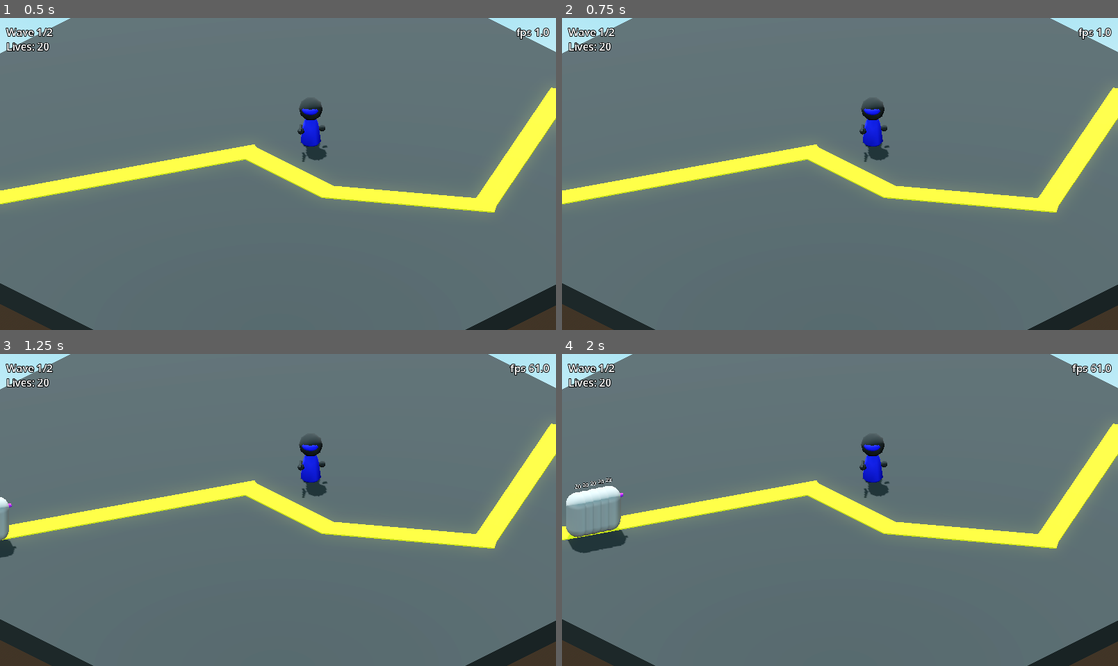
Above: before the commit, frames 1-4 (two rows, left to right).
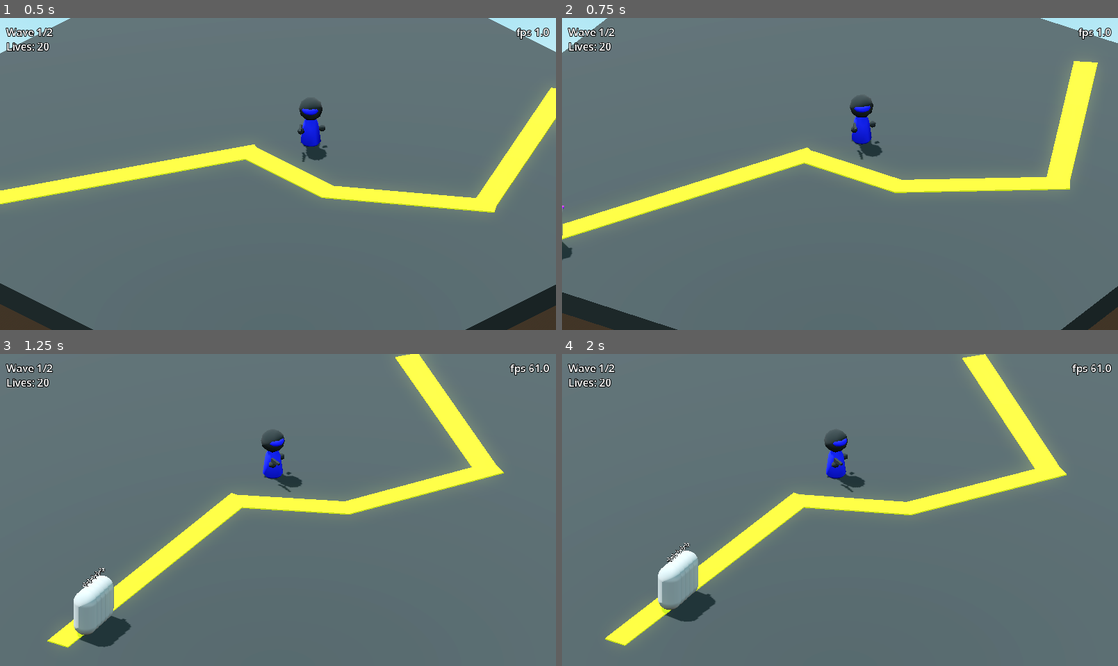
Above: after the commit, the same moments.

Repository: mathiasscherer2007/tower-defense
Game: Godot game, scene res://Scenes/main.tscn
Same seed, same stepped clock (60 frames per second), same inputs: the game is played once before the commit and once after it.
Inputs:
- Up to frame 1 (0.5 s): no input
- Up to frame 2 (0.75 s): tap Enter at 0.5 s; hold A (MoveCameraLeft) from 0.53 s (still down)
- Up to frame 3 (1.25 s): keep holding A (MoveCameraLeft); tap D (MoveCameraRight) at 0.8 s
- Up to frame 4 (2 s): release A (MoveCameraLeft) at 1.28 s; tap D (MoveCameraRight) at 1.35 s; tap W (MoveCameraUp) at 1.55 s

Frame 1 is identical in both runs. In frame 2, 11% of the frame differs, in the area x 0-100%, y 0-100%; in frame 3, 17%; in frame 4, 18%.

Commit message:
Add camera controls for rotation and snapping to top view

Diff:
--- a/Scenes/Levels/level.tscn
+++ b/Scenes/Levels/level.tscn
@@ -2,17 +2,21 @@
 
 [ext_resource type="Script" uid="uid://bxhabrdawn022" path="res://Scripts/Levels/level.gd" id="1_f1n8c"]
 [ext_resource type="Script" uid="uid://d12asrtuhipwj" path="res://Scripts/Player/player.gd" id="2_7x7pb"]
-[ext_resource type="Script" uid="uid://c0e81rg0tmd8y" path="res://Scripts/User Interface/camera.gd" id="3_tq1so"]
+[ext_resource type="Script" uid="uid://c0e81rg0tmd8y" path="res://Scripts/User Interface/camera_handler.gd" id="3_tq1so"]
 [ext_resource type="Script" uid="uid://bcicqcj7lwhda" path="res://Scripts/Levels/enemy_handler.gd" id="3_yjxcc"]
 [ext_resource type="Script" uid="uid://deofo65uidnb8" path="res://Scripts/Levels/wave_handler.gd" id="4_lkqqh"]
 
 [node name="Level" type="Node3D" unique_id=2011401683]
 script = ExtResource("1_f1n8c")
 
-[node name="Camera3D" type="Camera3D" parent="." unique_id=1009776428]
+[node name="CameraHandler" type="Node3D" parent="." unique_id=1416941720]
+script = ExtResource("3_tq1so")
+
+[node name="Camera3D" type="Camera3D" parent="CameraHandler" unique_id=1009776428]
 projection = 1
 fov = 54.0
-script = ExtResource("3_tq1so")
+
+[node name="TopView" type="Node3D" parent="CameraHandler" unique_id=290820128]
 
 [node name="EnemyHandler" type="Path3D" parent="." unique_id=932929914]
 script = ExtResource("3_yjxcc")
--- a/Scenes/Levels/test/test1.tscn
+++ b/Scenes/Levels/test/test1.tscn
@@ -1,6 +1,7 @@
 [gd_scene format=3 uid="uid://cyc4kcccx26jy"]
 
 [ext_resource type="PackedScene" uid="uid://b4otkkg0v2n1g" path="res://Scenes/Levels/level.tscn" id="1_7joup"]
+[ext_resource type="Script" uid="uid://c0e81rg0tmd8y" path="res://Scripts/User Interface/camera_handler.gd" id="2_7wf1s"]
 [ext_resource type="PackedScene" uid="uid://dsd6jkwa7ae8g" path="res://Scenes/Towers/test/testbasic.tscn" id="2_y5gs5"]
 [ext_resource type="Material" uid="uid://cn6sc210jlp0i" path="res://Scenes/Levels/test/path_material.tres" id="3_u46i1"]
 [ext_resource type="Script" uid="uid://c7qvossit4a6q" path="res://Scripts/Types/wavedata.gd" id="4_4faxc"]
@@ -76,11 +77,18 @@
 [node name="WorldEnvironment" type="WorldEnvironment" parent="." index="1" unique_id=2044530278]
 environment = SubResource("Environment_u46i1")
 
-[node name="Camera3D" parent="." index="2" unique_id=1009776428]
-transform = Transform3D(0.70710677, 0.35355338, -0.6123724, 0, 0.8660254, 0.5, 0.70710677, -0.35355338, 0.6123724, -9.72, 7.624242, 9.629)
+[node name="CameraHandler" parent="." index="2" unique_id=1416941720]
+script = ExtResource("2_7wf1s")
+
+[node name="Camera3D" parent="CameraHandler" index="0" unique_id=1009776428]
+transform = Transform3D(0.7071067, 0.35355338, -0.61237234, 0, 0.8660254, 0.49999997, 0.7071067, -0.35355338, 0.61237234, -9.72, 7.624242, 9.629)
 size = 13.0
 near = 0.01
 far = 100.0
+script = null
+
+[node name="TopView" parent="CameraHandler" index="1" unique_id=290820128]
+transform = Transform3D(1, 0, 0, 0, 1, 0, 0, 0, 1, 0, 15, 0)
 
 [node name="EnemyHandler" parent="." index="3" unique_id=932929914]
 transform = Transform3D(-4.371139e-08, 0, 1, 0, 1, 0, -1, 0, -4.371139e-08, 0, 0.05, 3)
--- a/Scripts/Levels/level.gd
+++ b/Scripts/Levels/level.gd
@@ -25,11 +25,11 @@
 @onready var enemy_handler = $EnemyHandler
 @onready var wave_handler = $WaveHandler
 @onready var player = $Player
-@onready var camera = $Camera3D
+@onready var camera_handler = $CameraHandler
 
 
 func _ready() -> void:
-	enemy_handler.enemy_exit.connect(camera._on_enemy_exit)
+	enemy_handler.enemy_exit.connect(camera_handler._on_enemy_exit)
 	enemy_handler.enemy_exit.connect(player._on_enemy_exit)
 	enemy_handler.enemy_exit.connect(wave_handler._on_enemy_exit)
 	enemy_handler.enemy_death.connect(wave_handler._on_enemy_death)
--- a/Scripts/User Interface/camera.gd
+++ /dev/null
@@ -1,15 +0,0 @@
-extends Camera3D
-
-
-var camera_shake_noise: FastNoiseLite = FastNoiseLite.new()
-
-
-func _on_enemy_exit(data) -> void:
-	var camera_tween = get_tree().create_tween()
-	camera_tween.tween_method(shake_camera, 0.5 * data.get("lives"), 0.0, 0.2)
-
-
-func shake_camera(intensity: float) -> void:
-	var camera_offset = camera_shake_noise.get_noise_1d(Time.get_ticks_msec()) * intensity * Globals.screen_shake_mult
-	self.h_offset = camera_offset/5
-	self.v_offset = camera_offset/7
--- /dev/null
+++ b/Scripts/User Interface/camera_handler.gd
@@ -0,0 +1,55 @@
+extends Node3D
+
+
+var camera_shake_noise: FastNoiseLite = FastNoiseLite.new()
+var base_camera_data: Dictionary = {}
+var is_resetting_camera: bool = false
+
+@onready var camera = $Camera3D
+@onready var top_view = $TopView
+
+
+func _ready() -> void:
+	base_camera_data.set("camera_position", camera.position)
+	base_camera_data.set("camera_rotation", camera.rotation)
+
+
+func _input(event: InputEvent) -> void:
+	if event.is_action_pressed("MoveCameraUp"):
+		camera.position = top_view.position
+		camera.rotation.x = deg_to_rad(-90)
+
+	if event.is_action_released("MoveCameraUp"):
+		camera.position = base_camera_data.get("camera_position")
+		camera.rotation.x = base_camera_data.get("camera_rotation").x
+
+
+func _physics_process(delta: float) -> void:
+	if Input.is_action_pressed("MoveCameraRight"):
+		is_resetting_camera = false
+		self.rotation.y += deg_to_rad(1)
+
+	if Input.is_action_pressed("MoveCameraLeft"):
+		is_resetting_camera = false
+		self.rotation.y += deg_to_rad(-1)
+
+	if Input.is_action_just_pressed("ResetCamera"):
+		self.rotation.y = fposmod(self.rotation.y + PI, TAU) - PI
+		is_resetting_camera = true
+
+	if is_resetting_camera:
+		self.rotation.y = lerp(self.rotation.y, 0.0, 10 * delta)
+		if is_equal_approx(self.rotation.y, 0.0):
+			self.rotation.y = 0.0
+			is_resetting_camera = false
+
+
+func _on_enemy_exit(data) -> void:
+	var camera_tween = get_tree().create_tween()
+	camera_tween.tween_method(shake_camera, 0.5 * data.get("lives"), 0.0, 0.2)
+
+
+func shake_camera(intensity: float) -> void:
+	var camera_offset = camera_shake_noise.get_noise_1d(Time.get_ticks_msec()) * intensity * Globals.screen_shake_mult
+	camera.h_offset = camera_offset/5
+	camera.v_offset = camera_offset/7
--- a/project.godot
+++ b/project.godot
@@ -72,6 +72,11 @@
 "events": [Object(InputEventMouseButton,"resource_local_to_scene":false,"resource_name":"","device":-1,"window_id":0,"a …(253 unchanged characters)…
 ]
 }
+ResetCamera={
+"deadzone": 0.2,
+"events": [Object(InputEventKey,"resource_local_to_scene":false,"resource_name":"","device":-1,"window_id":0,"alt_pressed":false,"shift_pressed":false,"ctrl_pressed":false,"meta_pressed":false,"pressed":false,"keycode":0,"physical_keycode":82,"key_label":0,"unicode":114,"location":0,"echo":false,"script":null)
+]
+}
 
 [layer_names]
 
Renamed: Scripts/User Interface/camera.gd.uid -> Scripts/User Interface/camera_handler.gd.uid
